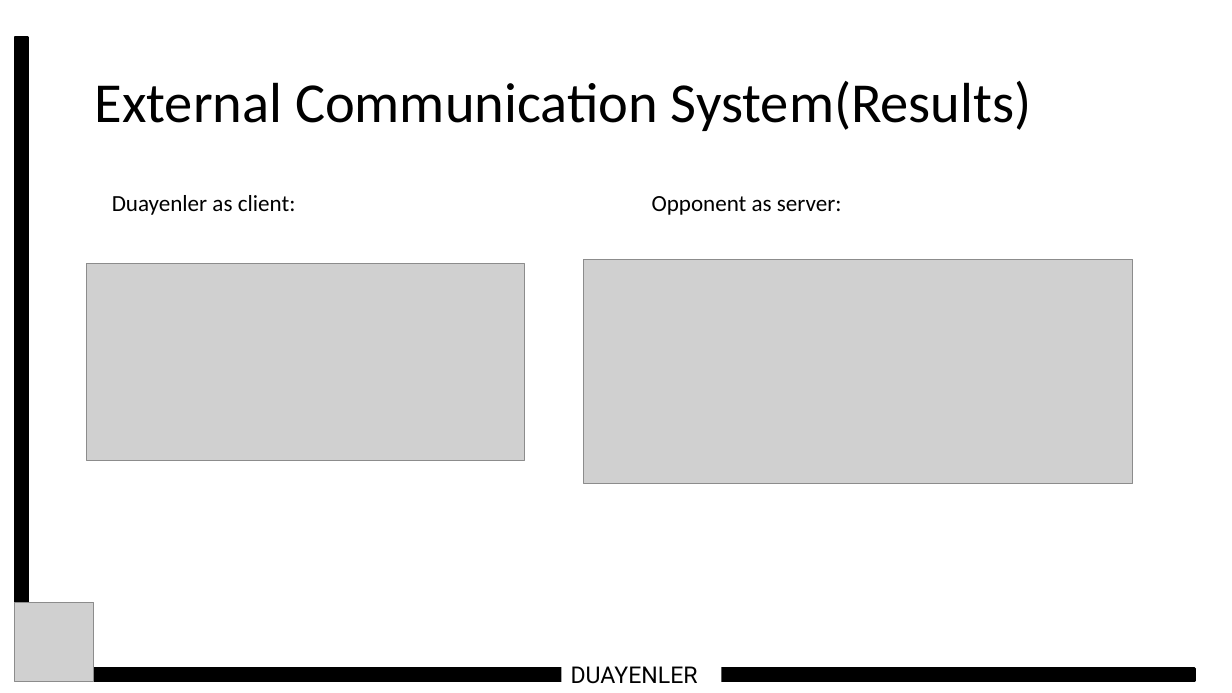
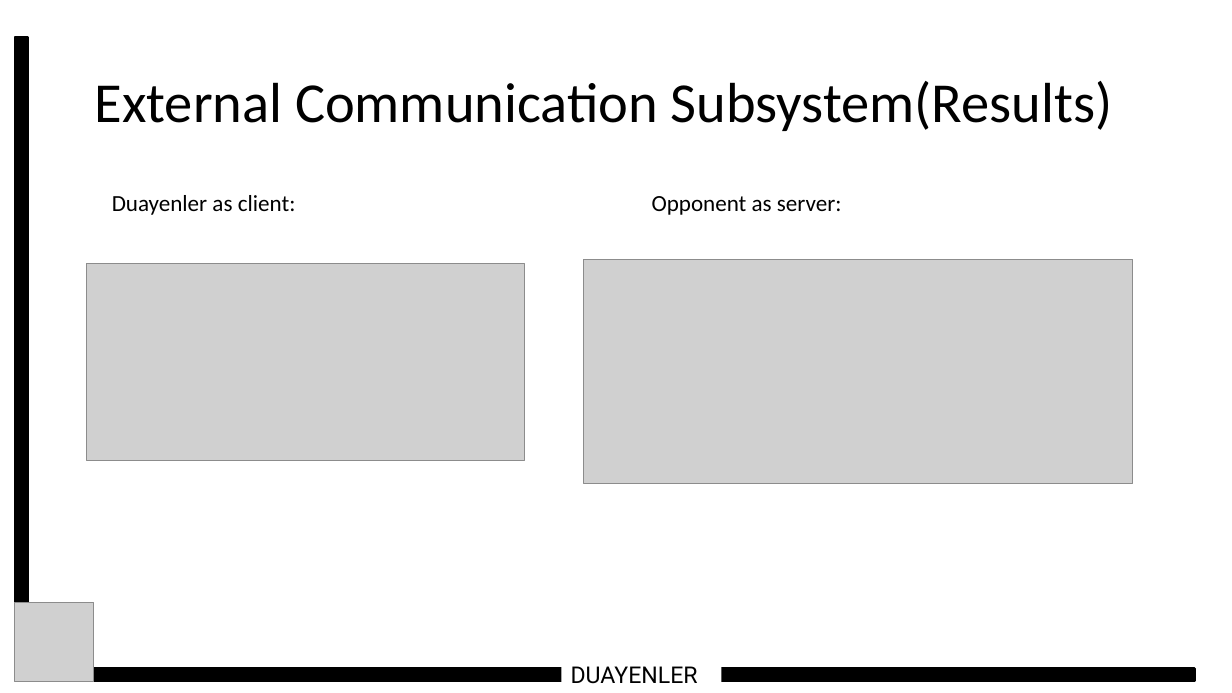
Before and after one commit to temurtas/Capstone_Duayenler, a slide deck: slide 27 of reports/conceptual_presentation/Duayenler_Conceptual_Presentation_son.pptx. Drawn at 1232x693 pixels with LibreOffice and Linux fonts; fonts in the diff are those of the drawing; grey boxes stand for pictures. Boxes give left, top, right and bottom in pixels: in the first picture for what was removed or moved away, otherwise in the second. Text is boxed around its words. In the diff, an @@ line names an element or a change of style, - is before the commit and + after.

```diff
--- a/reports/conceptual_presentation/Duayenler_Conceptual_Presentation_son.pptx
+++ b/reports/conceptual_presentation/Duayenler_Conceptual_Presentation_son.pptx
@@ text at bbox=[95, 81, 1113, 131]: text changed @@
-External Communication System(Results)
+External Communication Subsystem(Results)
```
Also in this commit, not shown: 5 other slides changed.
